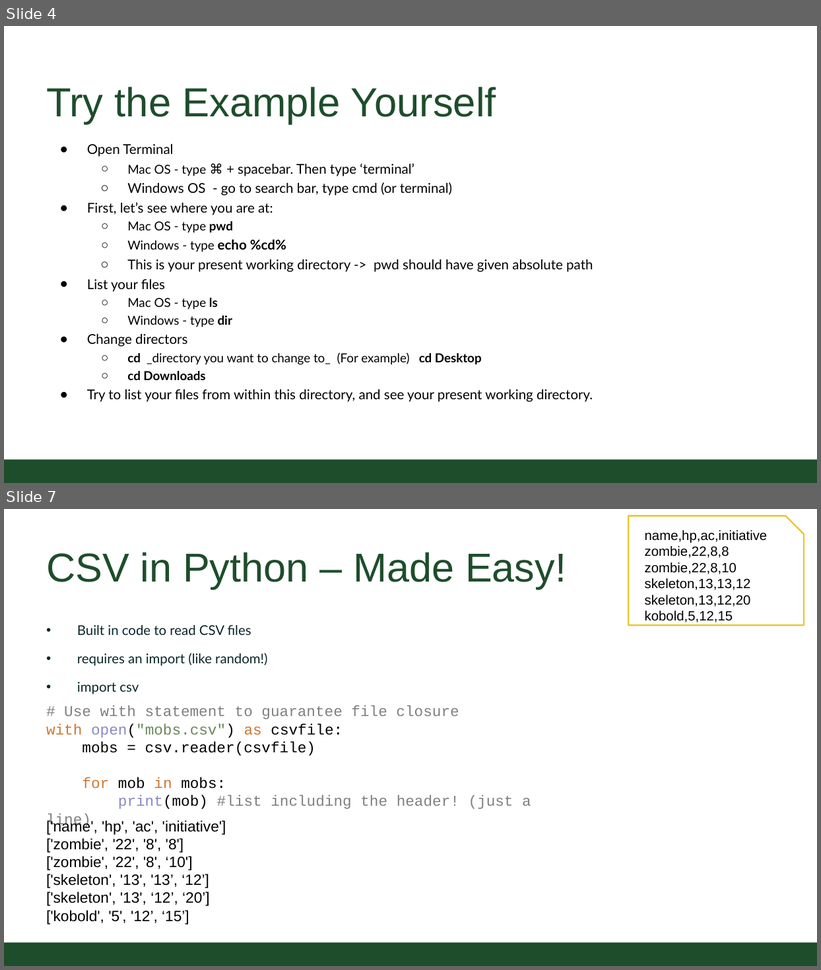
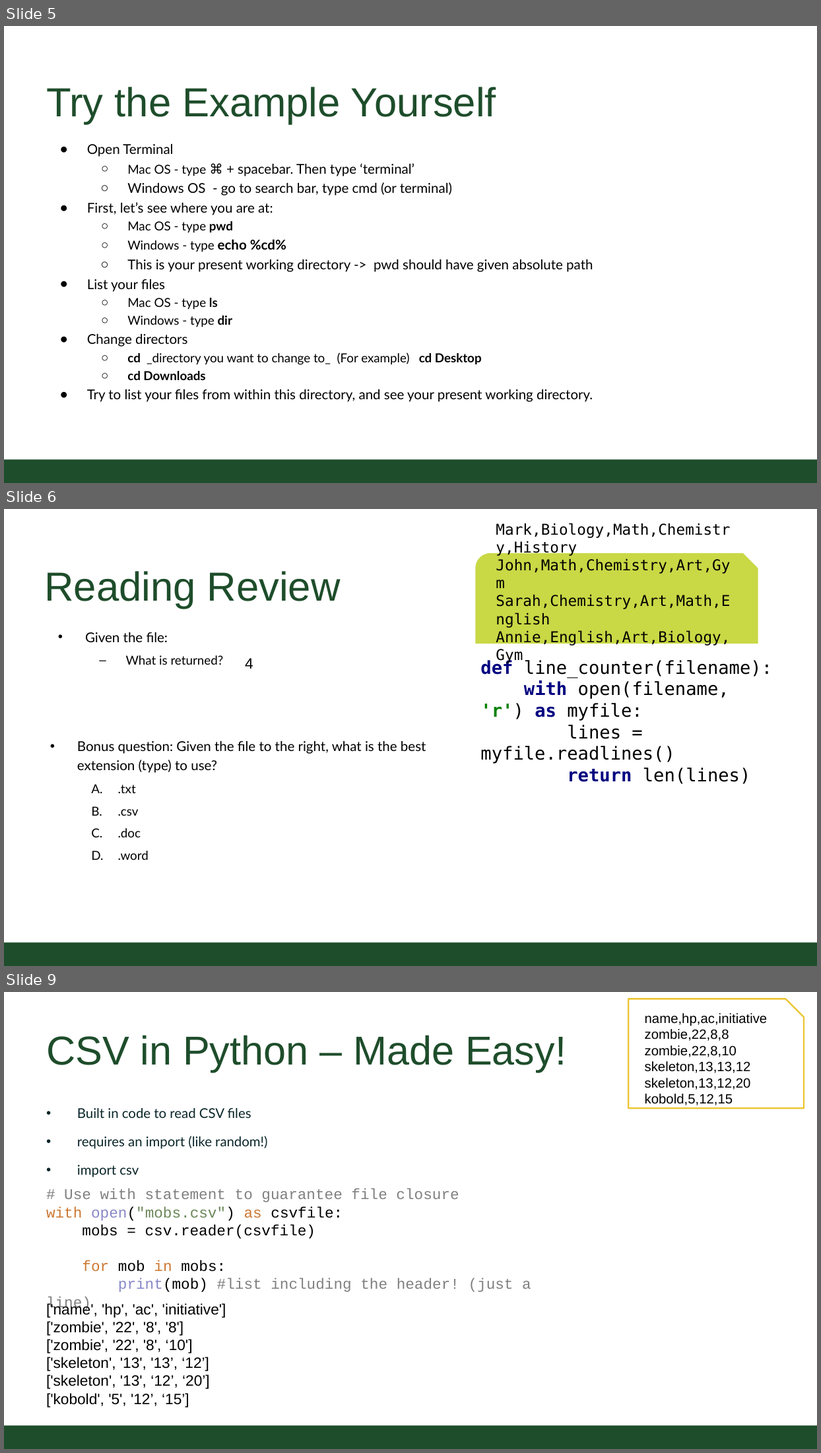
Before and after one commit to CSU-CS150B/handouts, a slide deck: Slides/On-Campus/06_02_FilesCSV.pptx. Shown one above the other, each under a label of ours: slides 4 and 7 before the commit, slides 5, 6 and 9 after it; the slides between them are not shown. The pictures are 821x970 and 821x1453 pixels, drawn with LibreOffice and Linux fonts; fonts in the diff are those of the drawing; background and template pictures are left out. Boxes give left, top, right and bottom in pixels: in the first picture for what was removed or moved away, otherwise in the second. Text is boxed around its words. In the diff, an @@ line names an element or a change of style, - is before the commit and + after.

```diff
--- a/Slides/On-Campus/06_02_FilesCSV.pptx
+++ b/Slides/On-Campus/06_02_FilesCSV.pptx
@@ slide 6 added at <box>4,509,817,966</box>, background #FFFFFF; not listed: 1 template element that a slide beside it also shows @@
@@ rectangle added at <box>4,512,15,533</box>, fill #FFFFFF @@
@@ snip round rect added at <box>475,553,758,644</box>, fill #C9D845, 20 pt, text #000000 @@
+Mark,Biology,Math,Chemistry,History
+John,Math,Chemistry,Art,Gym
+Sarah,Chemistry,Art,Math,English
+Annie,English,Art,Biology,Gym
@@ title added at <box>44,571,341,609</box>, 54.4 pt, text #1E4D2B @@
+Reading Review
@@ text added at <box>85,632,224,665</box>, 16.6 pt, text #000000 @@
+• Given the file:
+  – What is returned?
@@ text added at <box>245,658,253,669</box>, 20 pt, text #000000 @@
+4
@@ text added at <box>481,659,772,784</box>, 24 pt, text #000000 @@
+def line_counter(filename):
+with open(filename, 'r') as myfile:
+lines = myfile.readlines()
+return len(lines)
@@ text added at <box>77,741,426,860</box>, 18.1 pt, text #000000 @@
+• Bonus question: Given the file to the right, what is the best extension (type) to use?
+  A. .txt
+  B. .csv
+  C. .doc
+  D. .word
@@ what was slide 4 is now slide 5 @@
@@ what was slide 7 is now slide 9 @@
```
Also in this commit, not shown: 4 slides changed, 1 other slide added.
